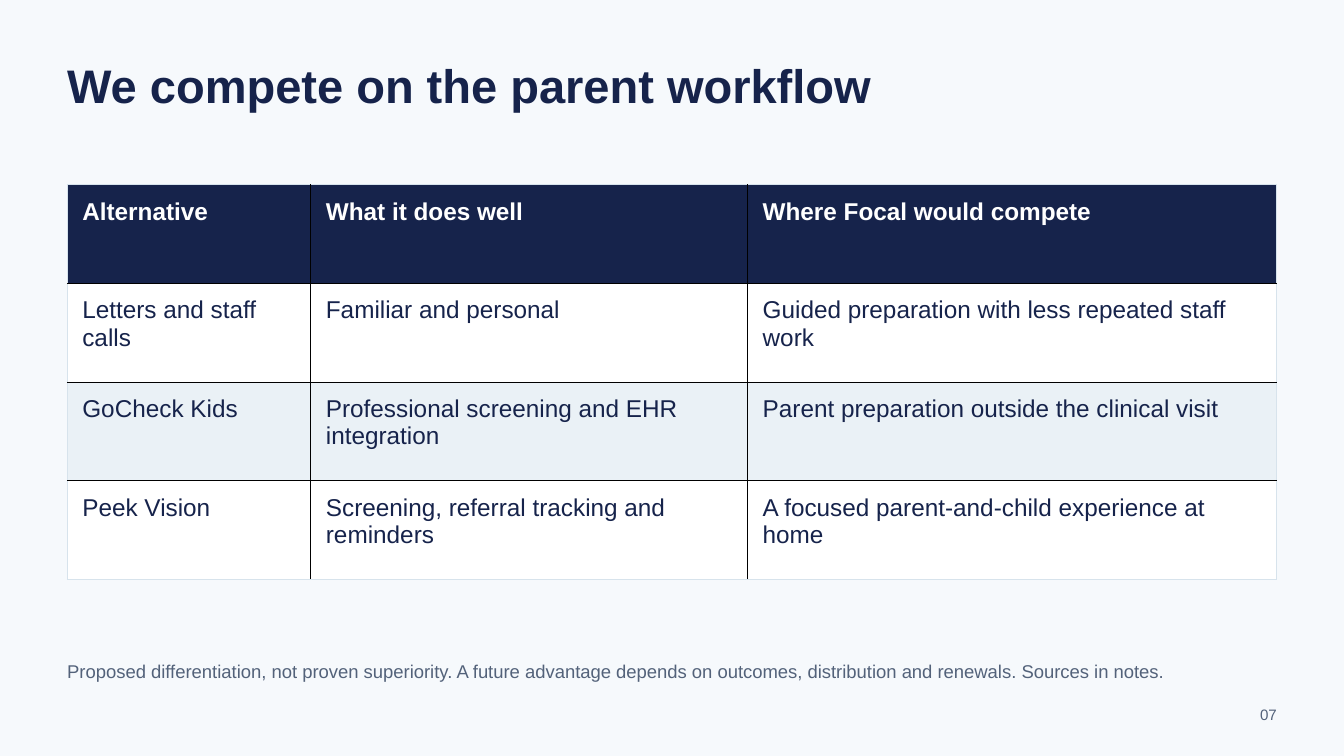
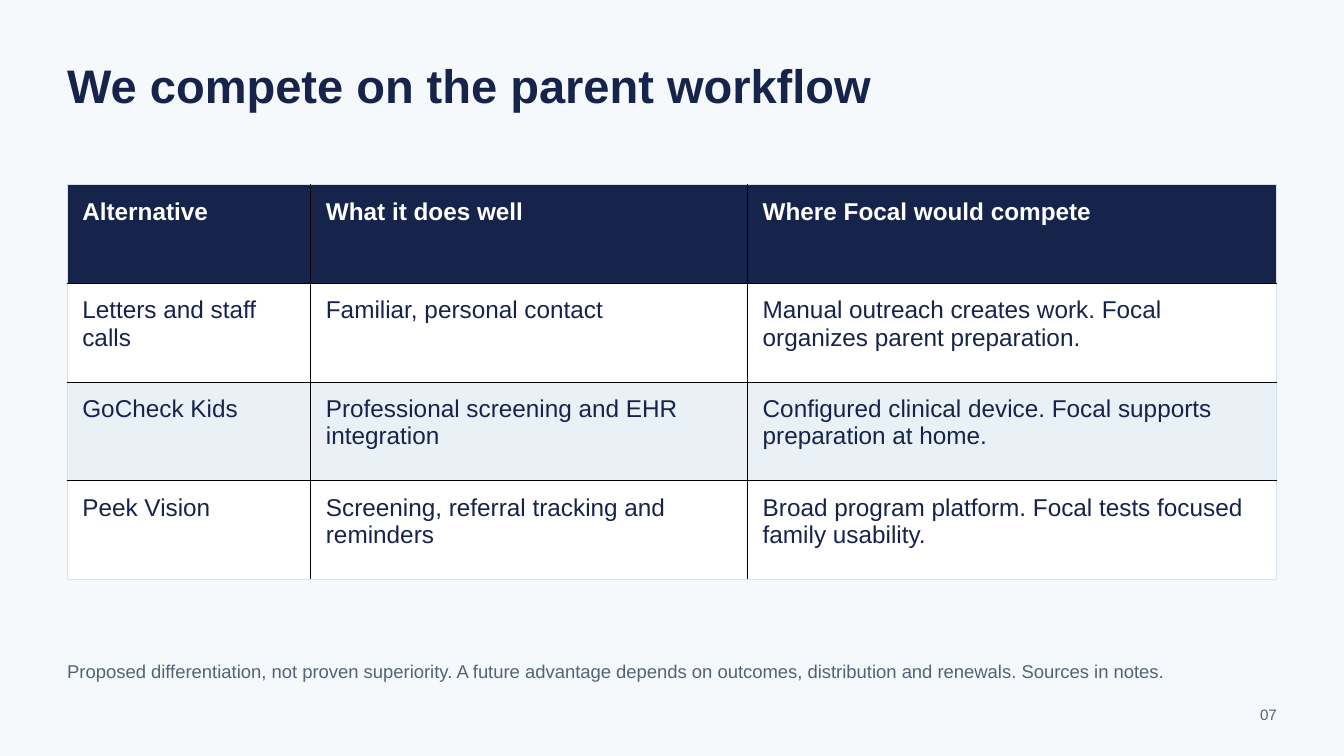
Before and after one commit to haydn-s/focal-technologies, a slide deck: slide 7 of docs/presentations/executive-pitch/Focal Family Executive Pitch.pptx. Drawn at 1344x756 pixels with LibreOffice and Linux fonts; fonts in the diff are those of the drawing. Boxes give left, top, right and bottom in pixels: in the first picture for what was removed or moved away, otherwise in the second. Text is boxed around its words. In the diff, an @@ line names an element or a change of style, - is before the commit and + after.

Commit message:
Upgrade Focal Family live tasks and performance history

```diff
--- a/docs/presentations/executive-pitch/Focal Family Executive Pitch.pptx
+++ b/docs/presentations/executive-pitch/Focal Family Executive Pitch.pptx
@@ table at <box>67,185,1276,580</box> @@
-row 2, column 2: Familiar and personal
+row 2, column 2: Familiar, personal contact
-row 2, column 3: Guided preparation with less repeated staff work
+row 2, column 3: Manual outreach creates work. Focal organizes parent preparation.
-row 3, column 3: Parent preparation outside the clinical visit
+row 3, column 3: Configured clinical device. Focal supports preparation at home.
-row 4, column 3: A focused parent-and-child experience at home
+row 4, column 3: Broad program platform. Focal tests focused family usability.
```
Also in this commit, not shown: 8 other slides changed, 1 slide added, 1 slide removed, 13 other files.
